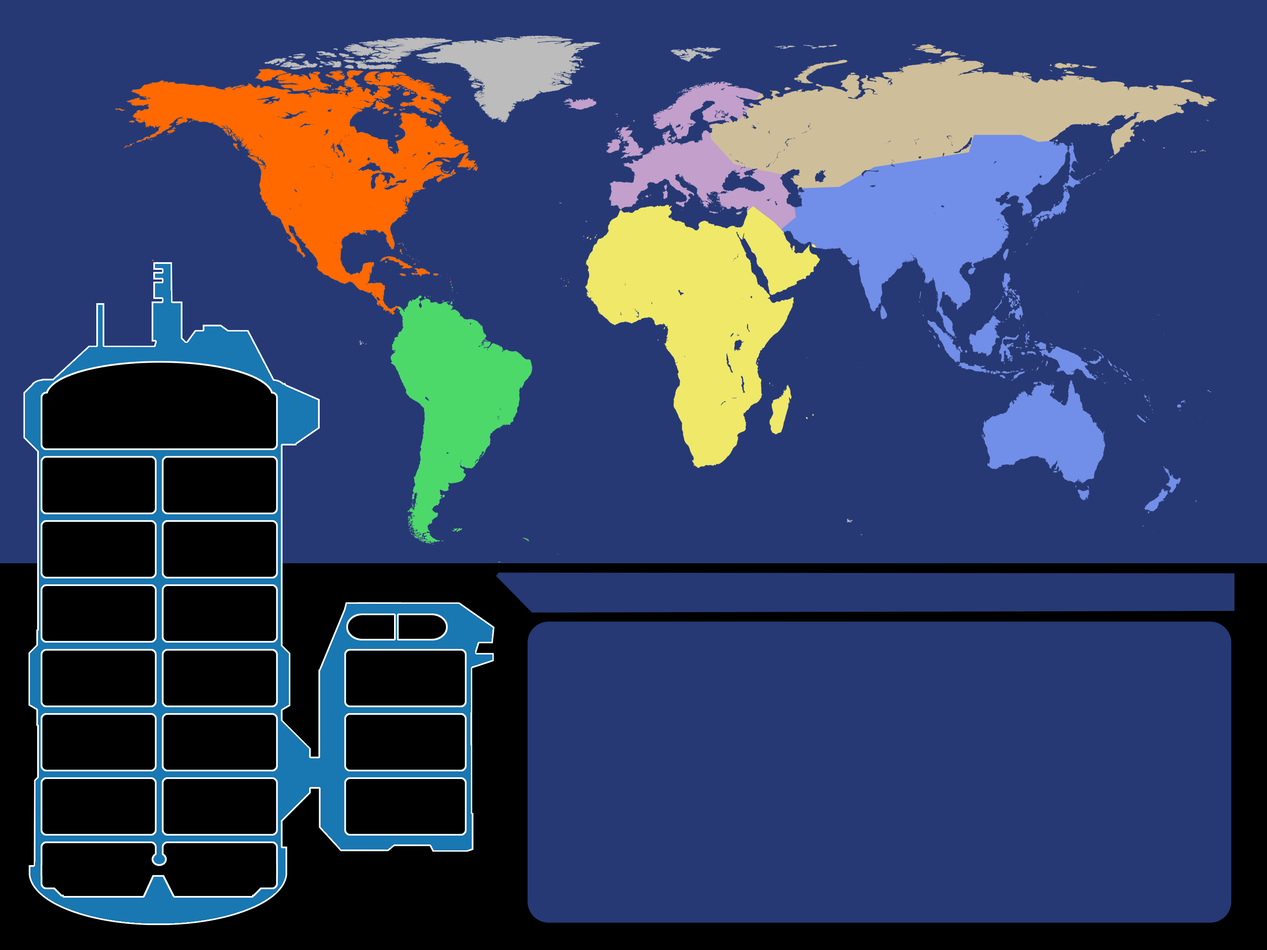
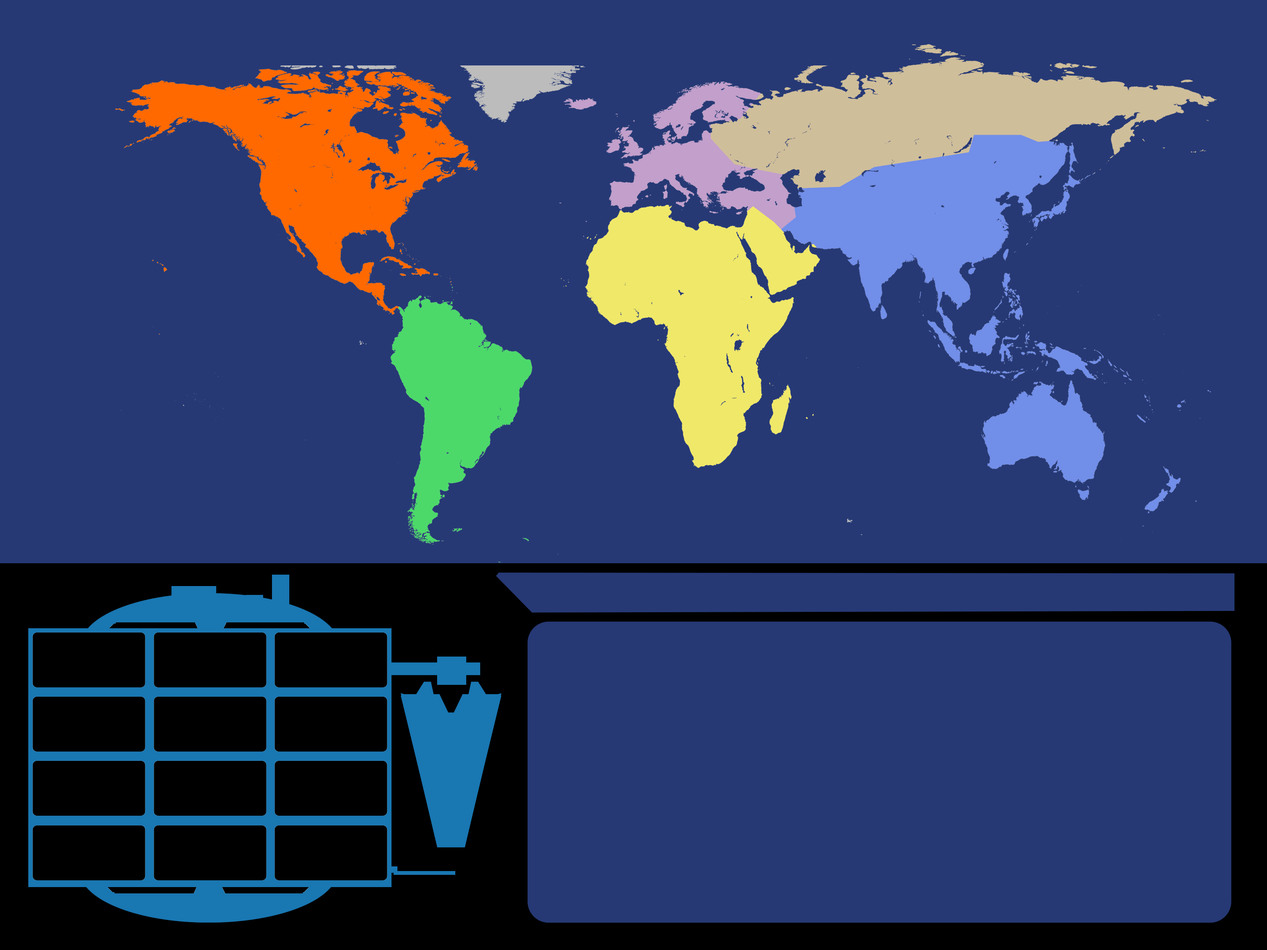
Comparing the layer stacks of the two 1267×950 images. Changes:
renamed "watchtower frame again" to "watchtower", painted on it over (23, 35, 848, 926)
